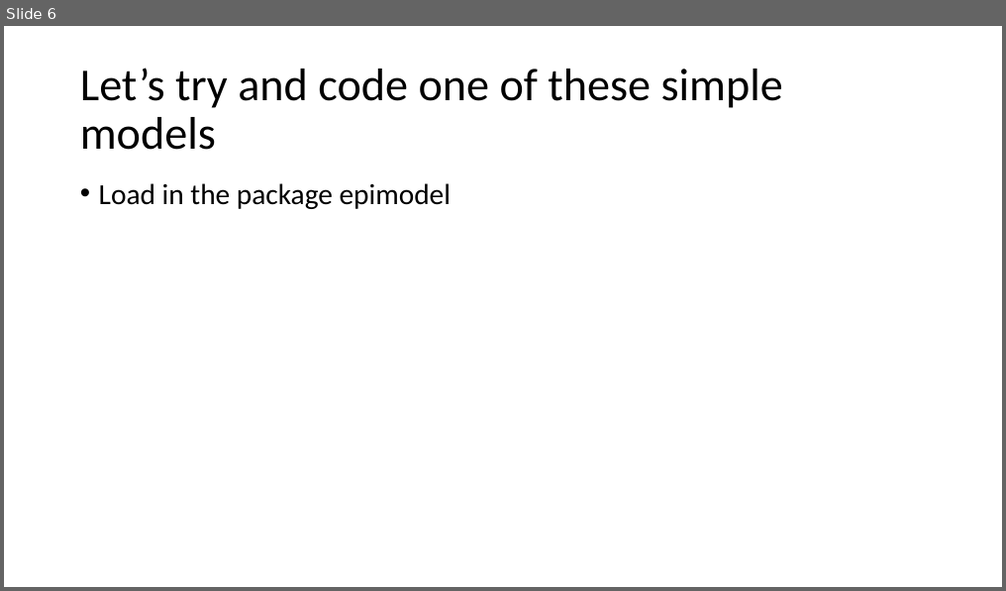
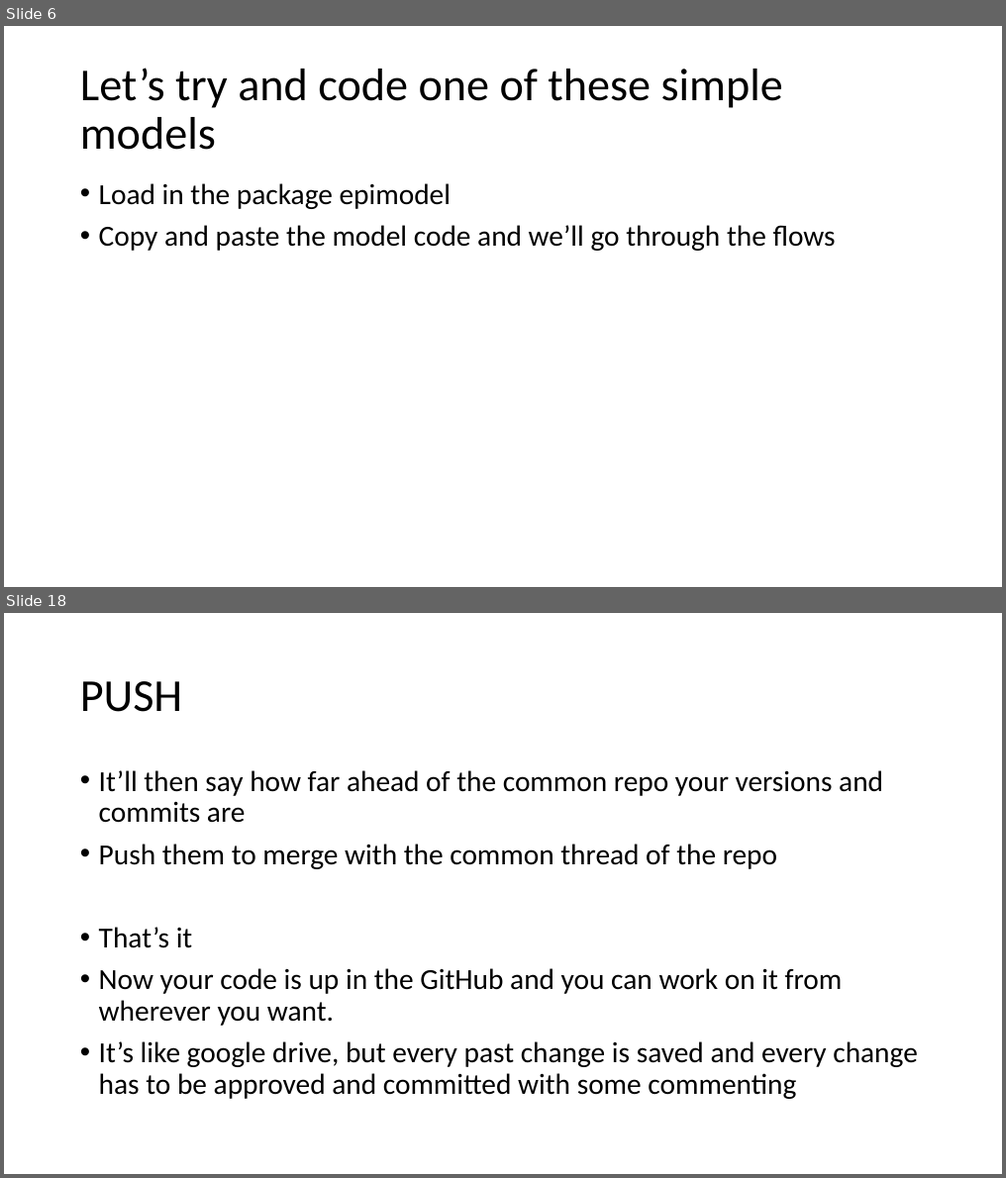
Before and after one commit to CJGRobins/R_Teaching, a slide deck: Session 8/Session 8.pptx. Shown one above the other, each under a label of ours: slide 6 before the commit, slides 6 and 18 after it; the slides between them are not shown. The pictures are 1006x591 and 1006x1178 pixels, drawn with LibreOffice and Linux fonts; fonts in the diff are those of the drawing. Boxes give left, top, right and bottom in pixels: in the first picture for what was removed or moved away, otherwise in the second. Text is boxed around its words. In the diff, an @@ line names an element or a change of style, - is before the commit and + after.

```diff
--- a/Session 8/Session 8.pptx
+++ b/Session 8/Session 8.pptx
@@ slide 18 added at [4, 613, 1002, 1174], background #FFFFFF @@
@@ title added at [80, 681, 182, 712], 44 pt, text #000000 @@
+PUSH
@@ text added at [99, 770, 918, 1099], 28 pt, text #000000 @@
+• It’ll then say how far ahead of the common repo your versions and commits are
+• Push them to merge with the common thread of the repo
+• That’s it
+• Now your code is up in the GitHub and you can work on it from wherever you want.
+• It’s like google drive, but every past change is saved and every change has to be approved and committed with some commenting
@@ slide 6 changed as well @@
@@ text at [99, 225, 836, 251]: paragraph added @@
+• Copy and paste the model code and we’ll go through the flows
```
Also in this commit, not shown: 13 other slides added, 6 slides removed.
